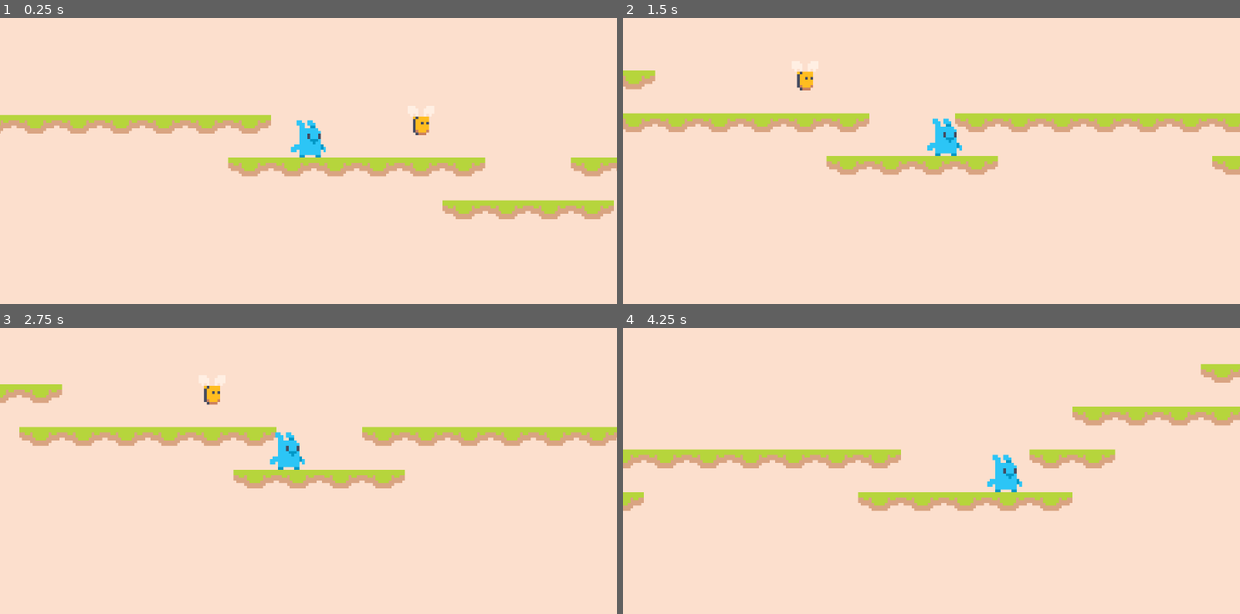
Above: before the commit, frames 1-4 (two rows, left to right).
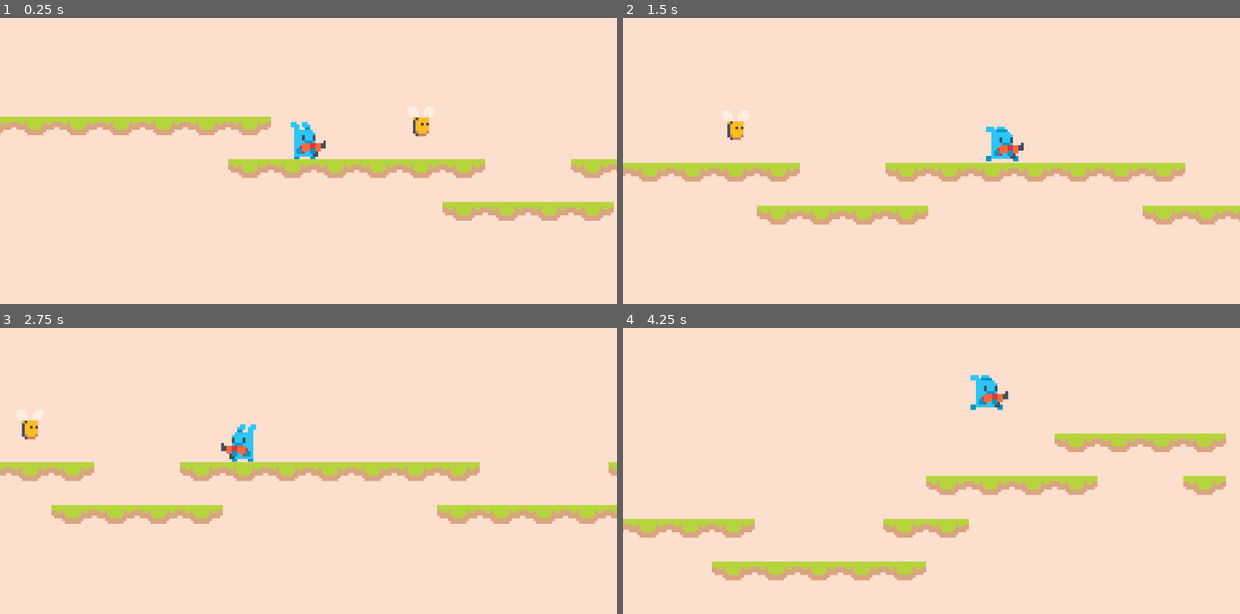
Above: after the commit, the same moments.

Repository: heliosalesjr/shaungodot
Game: Godot game, scene res://scenes/game.tscn
Same seed, same stepped clock (60 frames per second), same inputs: the game is played once before the commit and once after it.
Inputs:
- Up to frame 1 (0.25 s): no input
- Up to frame 2 (1.5 s): hold Right (right) from 0.53 s (still down); tap Up (jump) at 0.6, 0.77, 1.07 s; tap Down (shoot) at 1.35 s
- Up to frame 3 (2.75 s): tap Up (jump) at 1.52, 1.55, 1.82, 2.1 s; release Right (right) at 2.03 s; hold Left (left) from 2.03 s (still down)
- Up to frame 4 (4.25 s): release Left (left) at 2.78 s; hold Right (right) from 2.78 s (still down); tap Down (shoot) at 2.85 s; tap Up (jump) at 3.02, 3.05, 3.32, 3.6, 3.77, 4.07 s

The runs differ from the first frame. In frame 1, 3.0% of the frame differs, in the area x 0-100%, y 33-71%; in frame 2, 14%; in frame 3, 13%; in frame 4, 15%, in the area x 0-100%, y 12-89%.

Commit message:
added gun to the player

Diff:
--- a/scenes/player.gd
+++ b/scenes/player.gd
@@ -1,6 +1,9 @@
 extends CharacterBody2D
 
+
 var direction_x := 0
+var facing_right := true
+var has_gun := true
 @export var speed = 150
 
 var can_shoot = true
@@ -8,11 +11,15 @@
 func _process(delta):
 	get_input()
 	apply_gravity()
+	get_facing_direction()
+	get_animation()
 	velocity.x = direction_x * speed
 	move_and_slide()
 
 func get_input():
 	direction_x = Input.get_axis("left","right")
+
+
 
 	if Input.is_action_just_pressed("jump") && is_on_floor():
 		velocity.y = -200
@@ -23,8 +30,22 @@
 		$Timers/CoolDownTimer.start()
 
 func apply_gravity():
-	velocity.y += 20
+	velocity.y += 10
 
+func get_facing_direction():
+	if direction_x != 0:
+		facing_right = direction_x >= 0
+
+func get_animation():
+	var animation = "idle"
+	if not is_on_floor():
+		animation = "jump"
+	elif direction_x != 0:
+		animation = "walk"
+	if has_gun:
+		animation += '_gun'
+	$AnimatedSprite2D.animation = animation
+	$AnimatedSprite2D.flip_h = not facing_right
 
 func _on_cool_down_timer_timeout():
 	can_shoot = true
--- a/scenes/player.tscn
+++ b/scenes/player.tscn
@@ -1,17 +1,74 @@
-[gd_scene load_steps=4 format=3 uid="uid://dy67rr5jfihdv"]
+[gd_scene load_steps=8 format=3 uid="uid://dy67rr5jfihdv"]
 
 [ext_resource type="Script" path="res://scenes/player.gd" id="1_3wmog"]
 [ext_resource type="Texture2D" uid="uid://chr56cmye6dac" path="res://assets/graphics/player/basic/idle.png" id="1_g14gr"]
+[ext_resource type="Texture2D" uid="uid://dfptvsmyiy10o" path="res://assets/graphics/player/basic/walk.png" id="3_cs4w3"]
+[ext_resource type="Texture2D" uid="uid://c63pccsg2f4jn" path="res://assets/graphics/player/gun/idle.png" id="3_osevv"]
+[ext_resource type="Texture2D" uid="uid://camdhpjkvrjed" path="res://assets/graphics/player/gun/walk.png" id="5_s0y1k"]
 
 [sub_resource type="CapsuleShape2D" id="CapsuleShape2D_dcp4t"]
 radius = 4.0
 height = 14.0
 
+[sub_resource type="SpriteFrames" id="SpriteFrames_mpxvo"]
+animations = [{
+"frames": [{
+"duration": 1.0,
+"texture": ExtResource("1_g14gr")
+}],
+"loop": true,
+"name": &"idle",
+"speed": 5.0
+}, {
+"frames": [{
+"duration": 1.0,
+"texture": ExtResource("3_osevv")
+}],
+"loop": true,
+"name": &"idle_gun",
+"speed": 5.0
+}, {
+"frames": [{
+"duration": 1.0,
+"texture": ExtResource("3_cs4w3")
+}],
+"loop": true,
+"name": &"jump",
+"speed": 5.0
+}, {
+"frames": [{
+"duration": 1.0,
+"texture": ExtResource("5_s0y1k")
+}],
+"loop": true,
+"name": &"jump_gun",
+"speed": 5.0
+}, {
+"frames": [{
+"duration": 1.0,
+"texture": ExtResource("1_g14gr")
+}, {
+"duration": 1.0,
+"texture": ExtResource("3_cs4w3")
+}],
+"loop": true,
+"name": &"walk",
+"speed": 5.0
+}, {
+"frames": [{
+"duration": 1.0,
+"texture": ExtResource("3_osevv")
+}, {
+"duration": 1.0,
+"texture": ExtResource("5_s0y1k")
+}],
+"loop": true,
+"name": &"walk_gun",
+"speed": 5.0
+}]
+
 [node name="Player" type="CharacterBody2D"]
 script = ExtResource("1_3wmog")
-
-[node name="Sprite2D" type="Sprite2D" parent="."]
-texture = ExtResource("1_g14gr")
 
 [node name="CollisionShape2D" type="CollisionShape2D" parent="."]
 shape = SubResource("CapsuleShape2D_dcp4t")
@@ -26,4 +83,9 @@
 wait_time = 0.7
 one_shot = true
 
+[node name="AnimatedSprite2D" type="AnimatedSprite2D" parent="."]
+sprite_frames = SubResource("SpriteFrames_mpxvo")
+animation = &"walk_gun"
+autoplay = "idle"
+
 [connection signal="timeout" from="Timers/CoolDownTimer" to="." method="_on_cool_down_timer_timeout"]
